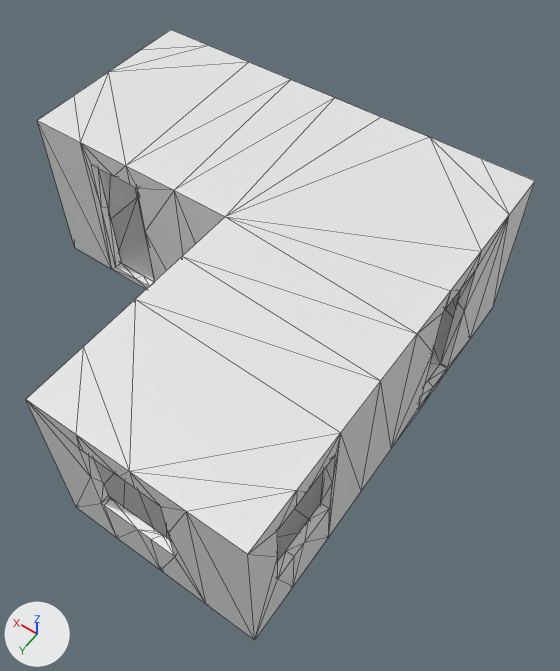
Renders of the glTF model apps/ui-xr/public/xr-assets/environment/infinigen-ed-exam-bay.glb from each side of a commit.
Before and after are seen from a 50 mm camera at (-5.18, 5.42, 9.57) aimed at (-1.18, -0.17, 0.77). Every picture has the same lights, and +X, +Y and +Z are marked at lower left. The picture after the commit comes second. Mesh edges are drawn as thin lines.

Objects in the first picture: 'dining-room_0/0.exterior', 'dining-room_0/0.floor', 'dining-room_0/0.wall'.
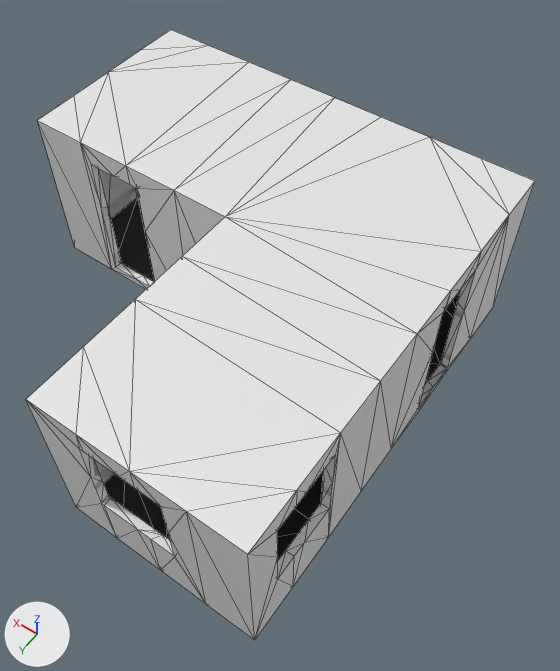
Where the change shows, as pixel boxes (x1, y1, x2, y2) in the pictures (560 x 671 px):
'dining-room_0/0.floor', surface changed
    both: (104, 196, 460, 560)

Edits to the bpy script that builds the scene:
```text
Add img_openclinxr_room_bake_shader_ceramic_shader_square_tile_tile:
    img_openclinxr_room_bake_shader_ceramic_shader_square_tile_tile = load_image('openclinxr_room_bake_shader_ceramic_shader_square_tile_tile', '_unpacked/openclinxr_room_bake_shader_ceramic_shader_square_tile_tile', 1024, 1024, 'sRGB')
Change mat_shader_ceramic_shader_square_tile_tile_002:
    remove mat_shader_ceramic_shader_square_tile_tile_002.base_color = (1.0, 1.0, 1.0)  # white #ffffff
    add mat_shader_ceramic_shader_square_tile_tile_002.texture = img_openclinxr_room_bake_shader_ceramic_shader_square_tile_tile
```
